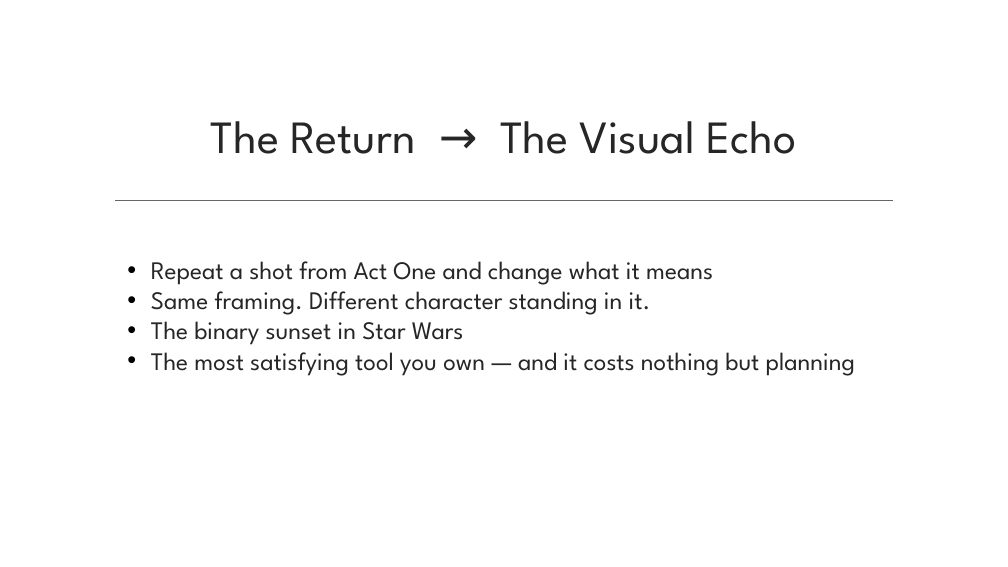
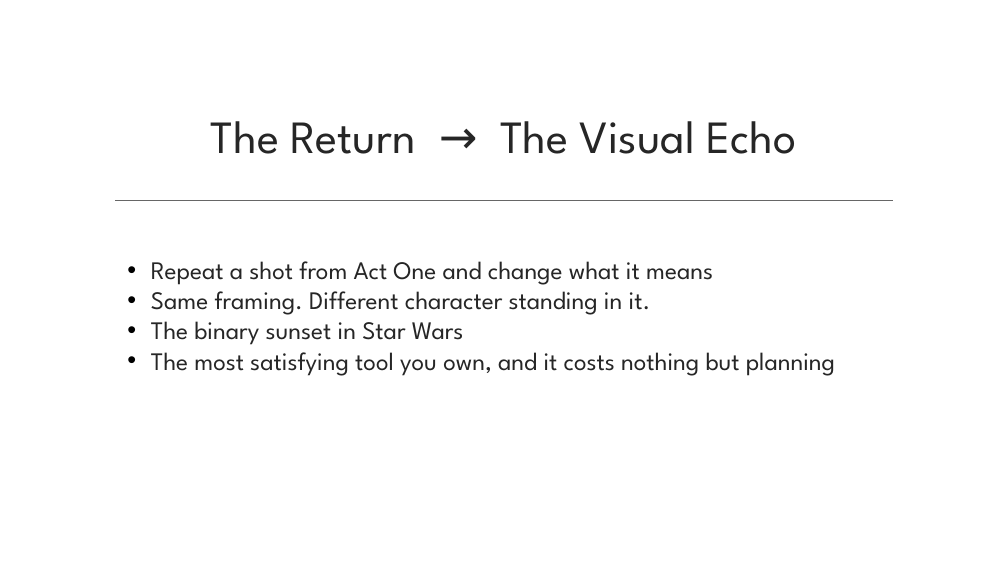
Before and after one commit to dcoes/Classes, a slide deck: slide 36 of Storyboarding/NewLectures/01_Intro_to_Storyboarding.pptx. Drawn at 1008x567 pixels with LibreOffice and Linux fonts; fonts in the diff are those of the drawing; background and template pictures are left out. Boxes give left, top, right and bottom in pixels: in the first picture for what was removed or moved away, otherwise in the second. Text is boxed around its words. In the diff, an @@ line names an element or a change of style, - is before the commit and + after.

```diff
--- a/Storyboarding/NewLectures/01_Intro_to_Storyboarding.pptx
+++ b/Storyboarding/NewLectures/01_Intro_to_Storyboarding.pptx
@@ text at box(151, 344, 835, 376): text changed @@
-• The most satisfying tool you own — and it costs nothing but planning
+• The most satisfying tool you own, and it costs nothing but planning
```
Also in this commit, not shown: 13 other slides changed, 53 other files.
